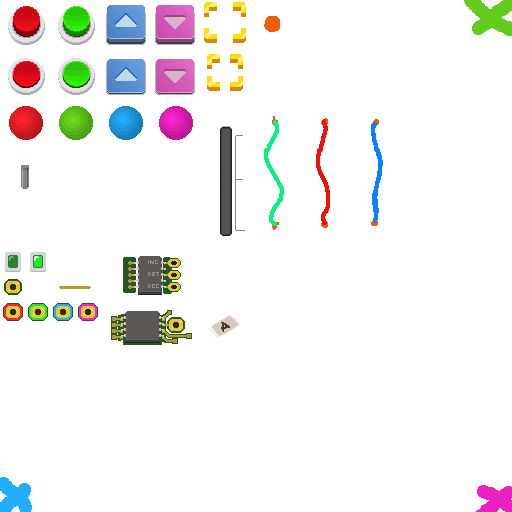
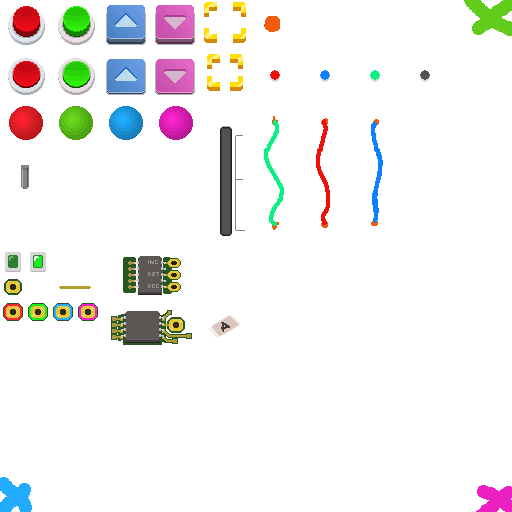
Two versions of the same layered image (512x512). Layer-by-layer changes:
painted on "Layer 15" over [left=270, top=70, right=430, bottom=80]
added layer "Layer 16" (16%) above "Layer 13" over [left=270, top=72, right=430, bottom=82]
